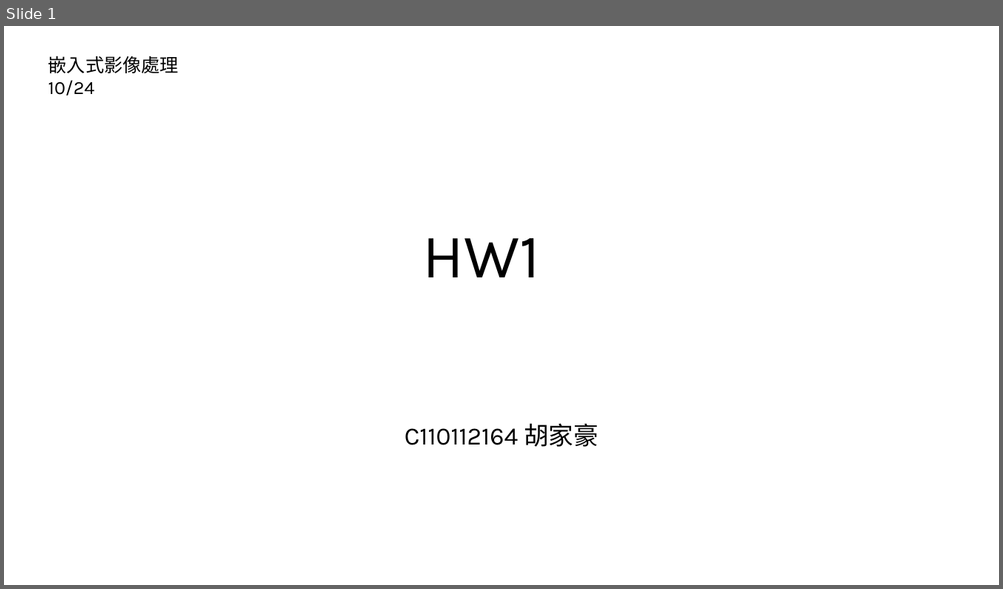
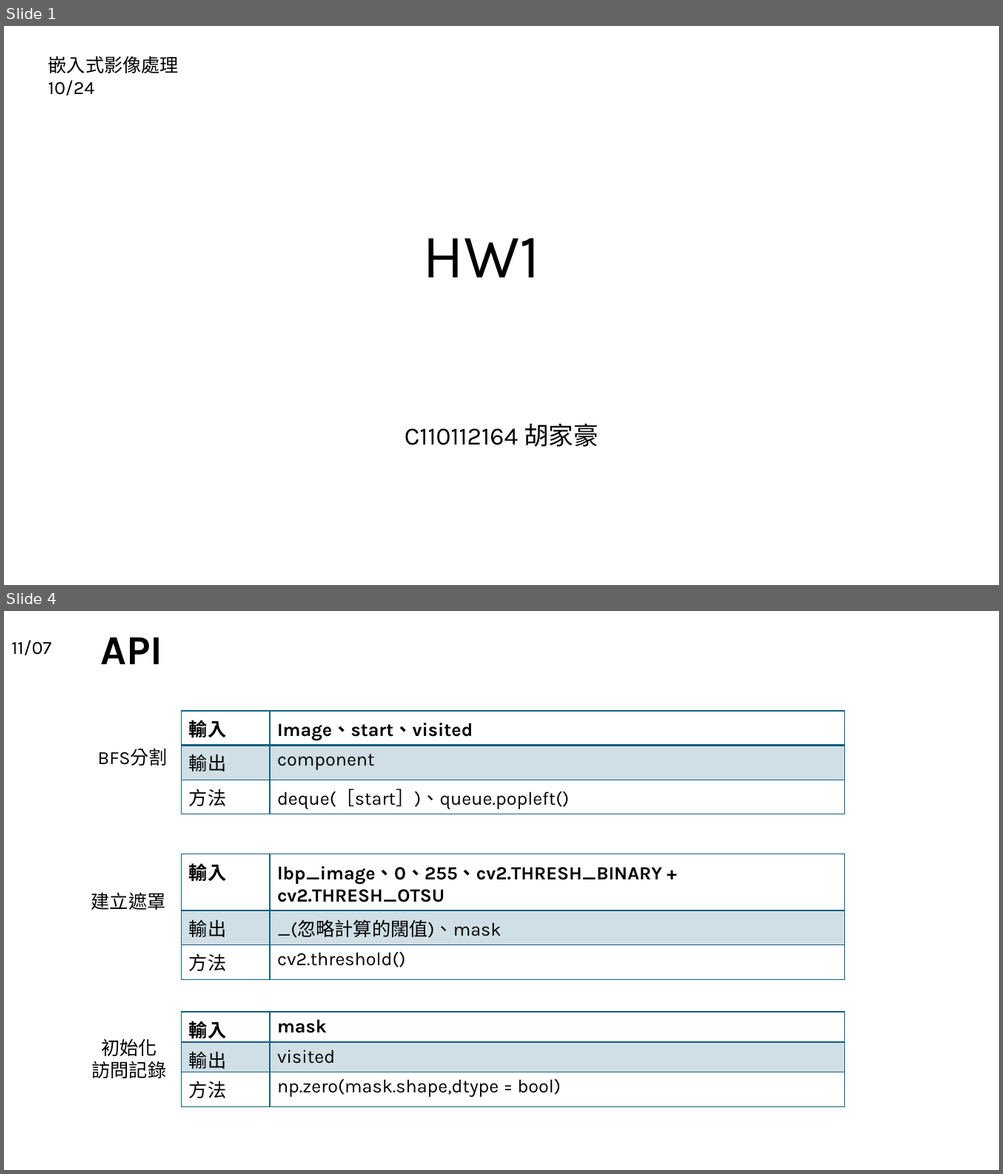
Before and after one commit to 121865/road_segmentation, a slide deck: HW1流程.pptx. Shown one above the other, each under a label of ours: slide 1 before the commit, slides 1 and 4 after it; the slides between them are not shown. The pictures are 1003x589 and 1003x1174 pixels, drawn with LibreOffice and Linux fonts; fonts in the diff are those of the drawing. Boxes give left, top, right and bottom in pixels: in the first picture for what was removed or moved away, otherwise in the second. Text is boxed around its words. In the diff, an @@ line names an element or a change of style, - is before the commit and + after.

```diff
--- a/HW1流程.pptx
+++ b/HW1流程.pptx
@@ slide 4 added at (4,611,999,1170), background #FFFFFF @@
@@ title added at (11,640,51,655), 18 pt, text #000000 @@
+11/07
@@ text added at (100,637,162,664), 40 pt, text #000000, bold @@
+API
@@ table added at (182,711,845,812), 3 rows, 2 columns @@
+輸入 | Image、start、visited
+輸出 | component
+方法 | deque(［start］)、queue.popleft()
@@ text added at (98,749,168,766), 18 pt, text #000000 @@
+BFS分割
@@ table added at (182,854,845,974), 3 rows, 2 columns @@
+輸入 | lbp_image、0、255、cv2.THRESH_BINARY + cv2.THRESH_OTSU
+輸出 | _(忽略計算的闊值)、mask
+方法 | cv2.threshold()
@@ text added at (91,892,166,910), 18 pt, text #000000 @@
+建立遮罩
@@ table added at (182,1012,845,1107), 3 rows, 2 columns @@
+輸入 | mask
+輸出 | visited
+方法 | np.zero(mask.shape,dtype = bool)
@@ text added at (91,1039,166,1079), 18 pt, text #000000 @@
+初始化
+訪問記錄
```
Also in this commit, not shown: 1 slide changed, 3 other slides added.
